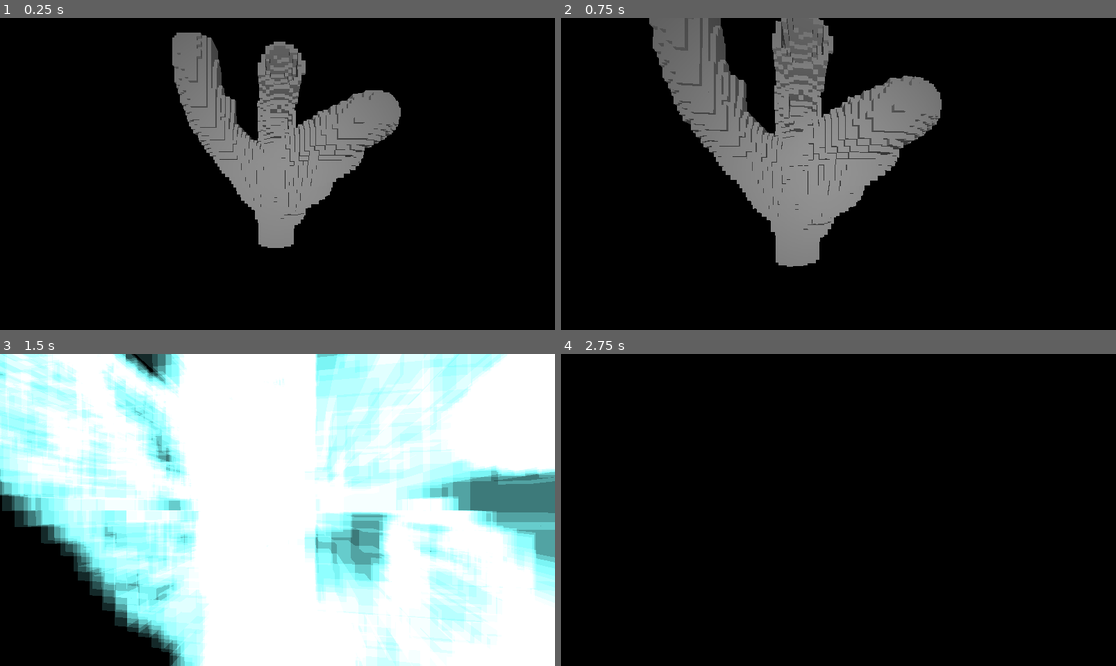
Above: before the commit, frames 1-4 (two rows, left to right).
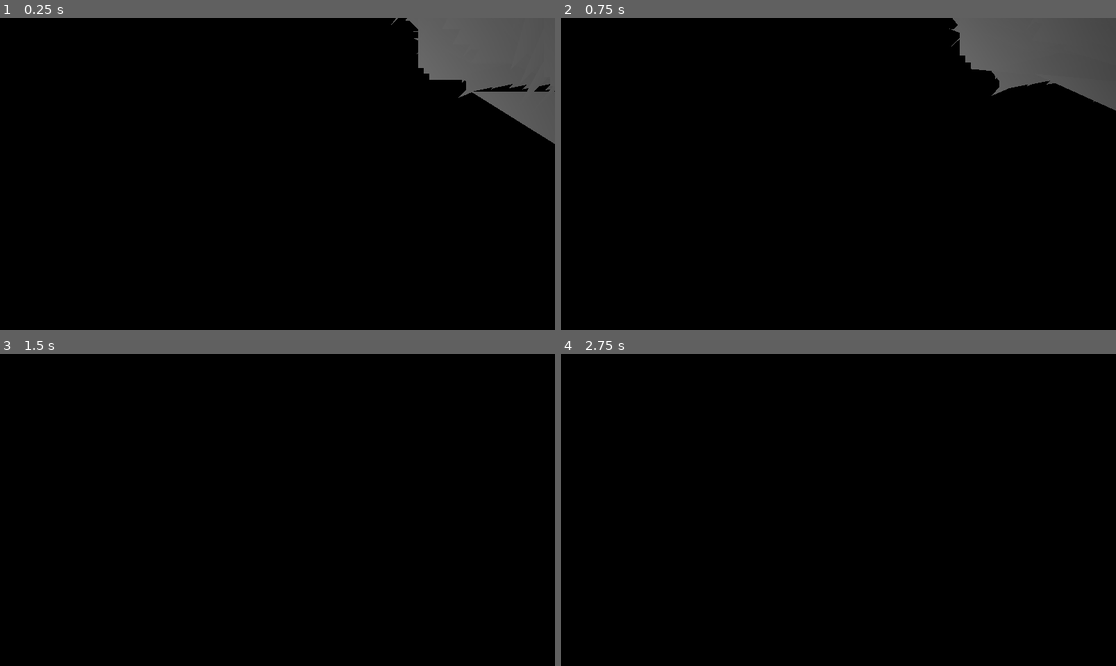
Above: after the commit, the same moments.

Repository: EpEpDragon/Modules
Game: Godot game, scene res://meshing_test.tscn
Same seed, same stepped clock (60 frames per second), same inputs: the game is played once before the commit and once after it.
Inputs (mouse positions are in pixels of both pictures, inside the frame that each line leads up to):
- Up to frame 1 (0.25 s): no input
- Up to frame 2 (0.75 s): tap Enter at 0.5 s; move the mouse to (866, 174) at 0.52 s; press the mouse at (866, 174) at 0.53 s; hold W (move_forward) from 0.53 s (still down)
- Up to frame 3 (1.5 s): keep holding W (move_forward); move the mouse to (249, 510) at 1.27 s; release the mouse at (249, 510) at 1.28 s; click (249, 510) at 1.35 s
- Up to frame 4 (2.75 s): keep holding W (move_forward); move the mouse to (849, 503) at 2.02 s; press the mouse at (849, 503) at 2.03 s

The runs differ from the first frame. In frame 1, 20% of the frame differs, in the area x 31-100%, y 0-74%; in frame 2, 26%; in frame 3, 92%, in the area x 0-100%, y 0-100%; in frame 4, nothing differs.

Commit message:
Trying to get marching cubes working, grid fills properly, marching cubes broken

Diff:
--- a/TreeGen/HelperFuncs/Helpers.gd
+++ b/TreeGen/HelperFuncs/Helpers.gd
@@ -40,13 +40,14 @@
 	if (point == Vector3.ZERO): point = r*Vector3.FORWARD #will need info to align this correctly
 	else: point *=  r/point.length()
 	for i in range(4*res):
-		points.append(point.rotated(n, rot)+pos)
+		var p_rot = point.rotated(n, rot)
+		points.append(p_rot+pos)
+		var temp = []
+		var divs = r*res*4
+		for d in range(divs):
+			temp.append(p_rot*d/(divs)+pos)
+		points.append_array(temp)
 		rot+=step
-		var temp = []
-		for a in range(r*res*2):
-			temp.append(points[-1]*a/(r*res*2))
-		points.append_array(temp)
-
 #	points.append(points[0]) #this is only necessary to complete the circle if points are used to generate lines
 	return points
 
--- a/TreeGen/march_cubes.gd
+++ b/TreeGen/march_cubes.gd
@@ -1,8 +1,8 @@
 extends Node3D
 
-# These should be about linearly, inversely, proportional
+# These should be about linearlyinverselyproportional
 # About: circ_res = 20 - bake_interval * 100
-@export var cell_size = 0.04
+@export var cell_size = 0.05
 @export var size = Vector3(3,3,3)
 
 var bake_interval = cell_size/2
@@ -27,6 +27,7 @@
 	# Get vertecices ordered by branch and disc
 	var grid = generate_grid(size, cell_size)
 	fill_grid(grid,curves)
+	marching_cubes(grid)
 #	point_cloud.construct()
 
 
@@ -64,16 +65,15 @@
 	# TIMING
 	print("Fill grid: " + str(tim_prev-tim_start))
 	tim_prev = Time.get_unix_time_from_system()
-
-	for x in range(grid.size()):
-		for y in range(grid[x].size()):
-			for z in range(grid[x][y].size()):
-				if grid[x][y][z]:
-					var mesh_inst = MeshInstance3D.new()
-					mesh_inst.mesh = BoxMesh.new()
-					mesh_inst.mesh.set_size(Vector3(cell_size,cell_size,cell_size))
-					mesh_inst.translate(Vector3(x,y,z)*cell_size - Vector3(size.x,0,size.z)/2.0)
-					add_child(mesh_inst)
+#	for x in range(grid.size()):
+#		for y in range(grid[x].size()):
+#			for z in range(grid[x][y].size()):
+#				if grid[x][y][z]:
+#					var mesh_inst = MeshInstance3D.new()
+#					mesh_inst.mesh = BoxMesh.new()
+#					mesh_inst.mesh.set_size(Vector3(cell_size,cell_size,cell_size))
+#					mesh_inst.translate(Vector3(x,y,z)*cell_size - Vector3(size.x,0,size.z)/2.0)
+#					add_child(mesh_inst)
 #					point_cloud.add_point(Vector3(x,y,z)*cell_size - Vector3(size.x,0,size.z)/2.0)
 #			for x in range(grid.size()):
 #				for y in range(grid[x].size()):
@@ -82,6 +82,321 @@
 #						if Helpers.in_cylinder(points[p_i]+Vector3.ONE,points[p_i+1]+Vector3.ONE,0.5,point_coord+Vector3.ONE):
 #							grid[x][y][z] = true
 #							point_cloud.add_point(point_coord)
+#	# TIMING
+#	print("display: " + str(tim_prev-tim_start))
+#	tim_prev = Time.get_unix_time_from_system()
+
+
+func marching_cubes(grid):
+	var size_x = grid.size()
+	var size_y = grid[0].size()
+	var size_z = grid[0][0].size()
+
+	var mesh_inst = MeshInstance3D.new()
+	var mesh = ArrayMesh.new()
+	var arr = []
+	arr.resize(Mesh.ARRAY_MAX)
+	arr[Mesh.ARRAY_VERTEX] = PackedVector3Array()
+	arr[Mesh.ARRAY_INDEX] = PackedInt32Array()
+
+	var map = 0
+	var index = 0
+	for x in range(size_x-1):
+		for y in range(size_y-1):
+			for z in range(size_z-1):
+				map = 0
+				if grid[x][y][z]: map += 1
+				if grid[x+1][y][z]: map += 2
+				if grid[x+1][y][z+1]: map += 4
+				if grid[x][y][z+1]: map += 8
+
+				if grid[x][y+1][z]: map += 16
+				if grid[x+1][y+1][z]: map += 32
+				if grid[x+1][y+1][z+1]: map += 64
+				if grid[x][y+1][z+1]: map += 128
+
+				for e in tri_table[map]:
+					var indA = edge_table[e][0]
+					var indB = edge_table[e][1]
+					arr[Mesh.ARRAY_VERTEX].append(((Vector3(x,y,z) + indA/cell_size + Vector3(x,y,z) + indB/cell_size))*cell_size/2)
+					arr[Mesh.ARRAY_INDEX].append(index)
+					index += 1
+	mesh.add_surface_from_arrays(Mesh.PRIMITIVE_TRIANGLES,arr)
+	mesh_inst.set_mesh(mesh)
+	add_child(mesh_inst)
+
 	# TIMING
-	print("display: " + str(tim_prev-tim_start))
+	print("Marching cubes: " + str(tim_prev-tim_start))
 	tim_prev = Time.get_unix_time_from_system()
+
+var edge_table = (
+	[[Vector3(0,0,0), Vector3(1,0,0)], # 0
+	[Vector3(1,0,0), Vector3(1,0,1)],  # 1
+	[Vector3(1,0,1), Vector3(0,0,1)],  # 2
+	[Vector3(0,0,1), Vector3(0,0,0)],  # 3
+	[Vector3(0,1,0), Vector3(1,1,0)],  # 4
+	[Vector3(1,1,0), Vector3(1,1,1)],  # 5
+	[Vector3(1,1,1), Vector3(0,1,1)],  # 6
+	[Vector3(0,1,1), Vector3(0,1,0)],  # 7
+	[Vector3(0,0,0), Vector3(0,1,0)],  # 8
+	[Vector3(1,0,0), Vector3(1,1,0)],  # 9
+	[Vector3(1,0,1), Vector3(1,1,1)],  # 10
+	[Vector3(0,0,1), Vector3(0,1,1)]]  # 11
+)
+var tri_table = (
+	[[],
+	[0, 8, 3],
+	[0, 1, 9],
+	[1, 8, 3, 9, 8, 1],
+	[1, 2, 10],
+	[0, 8, 3, 1, 2, 10],
+	[9, 2, 10, 0, 2, 9],
+	[2, 8, 3, 2, 10, 8, 10, 9, 8],
+	[3, 11, 2],
+	[0, 11, 2, 8, 11, 0],
+	[1, 9, 0, 2, 3, 11],
+	[1, 11, 2, 1, 9, 11, 9, 8, 11],
+	[3, 10, 1, 11, 10, 3],
+	[0, 10, 1, 0, 8, 10, 8, 11, 10],
+	[3, 9, 0, 3, 11, 9, 11, 10, 9],
+	[9, 8, 10, 10, 8, 11],
+	[4, 7, 8],
+	[4, 3, 0, 7, 3, 4],
+	[0, 1, 9, 8, 4, 7],
+	[4, 1, 9, 4, 7, 1, 7, 3, 1],
+	[1, 2, 10, 8, 4, 7],
+	[3, 4, 7, 3, 0, 4, 1, 2, 10],
+	[9, 2, 10, 9, 0, 2, 8, 4, 7],
+	[2, 10, 9, 2, 9, 7, 2, 7, 3, 7, 9, 4],
+	[8, 4, 7, 3, 11, 2],
+	[11, 4, 7, 11, 2, 4, 2, 0, 4],
+	[9, 0, 1, 8, 4, 7, 2, 3, 11],
+	[4, 7, 11, 9, 4, 11, 9, 11, 2, 9, 2, 1],
+	[3, 10, 1, 3, 11, 10, 7, 8, 4],
+	[1, 11, 10, 1, 4, 11, 1, 0, 4, 7, 11, 4],
+	[4, 7, 8, 9, 0, 11, 9, 11, 10, 11, 0, 3],
+	[4, 7, 11, 4, 11, 9, 9, 11, 10],
+	[9, 5, 4],
+	[9, 5, 4, 0, 8, 3],
+	[0, 5, 4, 1, 5, 0],
+	[8, 5, 4, 8, 3, 5, 3, 1, 5],
+	[1, 2, 10, 9, 5, 4],
+	[3, 0, 8, 1, 2, 10, 4, 9, 5],
+	[5, 2, 10, 5, 4, 2, 4, 0, 2],
+	[2, 10, 5, 3, 2, 5, 3, 5, 4, 3, 4, 8],
+	[9, 5, 4, 2, 3, 11],
+	[0, 11, 2, 0, 8, 11, 4, 9, 5],
+	[0, 5, 4, 0, 1, 5, 2, 3, 11],
+	[2, 1, 5, 2, 5, 8, 2, 8, 11, 4, 8, 5],
+	[10, 3, 11, 10, 1, 3, 9, 5, 4],
+	[4, 9, 5, 0, 8, 1, 8, 10, 1, 8, 11, 10],
+	[5, 4, 0, 5, 0, 11, 5, 11, 10, 11, 0, 3],
+	[5, 4, 8, 5, 8, 10, 10, 8, 11],
+	[9, 7, 8, 5, 7, 9],
+	[9, 3, 0, 9, 5, 3, 5, 7, 3],
+	[0, 7, 8, 0, 1, 7, 1, 5, 7],
+	[1, 5, 3, 3, 5, 7],
+	[9, 7, 8, 9, 5, 7, 10, 1, 2],
+	[10, 1, 2, 9, 5, 0, 5, 3, 0, 5, 7, 3],
+	[8, 0, 2, 8, 2, 5, 8, 5, 7, 10, 5, 2],
+	[2, 10, 5, 2, 5, 3, 3, 5, 7],
+	[7, 9, 5, 7, 8, 9, 3, 11, 2],
+	[9, 5, 7, 9, 7, 2, 9, 2, 0, 2, 7, 11],
+	[2, 3, 11, 0, 1, 8, 1, 7, 8, 1, 5, 7],
+	[11, 2, 1, 11, 1, 7, 7, 1, 5],
+	[9, 5, 8, 8, 5, 7, 10, 1, 3, 10, 3, 11],
+	[5, 7, 0, 5, 0, 9, 7, 11, 0, 1, 0, 10, 11, 10, 0],
+	[11, 10, 0, 11, 0, 3, 10, 5, 0, 8, 0, 7, 5, 7, 0],
+	[11, 10, 5, 7, 11, 5],
+	[10, 6, 5],
+	[0, 8, 3, 5, 10, 6],
+	[9, 0, 1, 5, 10, 6],
+	[1, 8, 3, 1, 9, 8, 5, 10, 6],
+	[1, 6, 5, 2, 6, 1],
+	[1, 6, 5, 1, 2, 6, 3, 0, 8],
+	[9, 6, 5, 9, 0, 6, 0, 2, 6],
+	[5, 9, 8, 5, 8, 2, 5, 2, 6, 3, 2, 8],
+	[2, 3, 11, 10, 6, 5],
+	[11, 0, 8, 11, 2, 0, 10, 6, 5],
+	[0, 1, 9, 2, 3, 11, 5, 10, 6],
+	[5, 10, 6, 1, 9, 2, 9, 11, 2, 9, 8, 11],
+	[6, 3, 11, 6, 5, 3, 5, 1, 3],
+	[0, 8, 11, 0, 11, 5, 0, 5, 1, 5, 11, 6],
+	[3, 11, 6, 0, 3, 6, 0, 6, 5, 0, 5, 9],
+	[6, 5, 9, 6, 9, 11, 11, 9, 8],
+	[5, 10, 6, 4, 7, 8],
+	[4, 3, 0, 4, 7, 3, 6, 5, 10],
+	[1, 9, 0, 5, 10, 6, 8, 4, 7],
+	[10, 6, 5, 1, 9, 7, 1, 7, 3, 7, 9, 4],
+	[6, 1, 2, 6, 5, 1, 4, 7, 8],
+	[1, 2, 5, 5, 2, 6, 3, 0, 4, 3, 4, 7],
+	[8, 4, 7, 9, 0, 5, 0, 6, 5, 0, 2, 6],
+	[7, 3, 9, 7, 9, 4, 3, 2, 9, 5, 9, 6, 2, 6, 9],
+	[3, 11, 2, 7, 8, 4, 10, 6, 5],
+	[5, 10, 6, 4, 7, 2, 4, 2, 0, 2, 7, 11],
+	[0, 1, 9, 4, 7, 8, 2, 3, 11, 5, 10, 6],
+	[9, 2, 1, 9, 11, 2, 9, 4, 11, 7, 11, 4, 5, 10, 6],
+	[8, 4, 7, 3, 11, 5, 3, 5, 1, 5, 11, 6],
+	[5, 1, 11, 5, 11, 6, 1, 0, 11, 7, 11, 4, 0, 4, 11],
+	[0, 5, 9, 0, 6, 5, 0, 3, 6, 11, 6, 3, 8, 4, 7],
+	[6, 5, 9, 6, 9, 11, 4, 7, 9, 7, 11, 9],
+	[10, 4, 9, 6, 4, 10],
+	[4, 10, 6, 4, 9, 10, 0, 8, 3],
+	[10, 0, 1, 10, 6, 0, 6, 4, 0],
+	[8, 3, 1, 8, 1, 6, 8, 6, 4, 6, 1, 10],
+	[1, 4, 9, 1, 2, 4, 2, 6, 4],
+	[3, 0, 8, 1, 2, 9, 2, 4, 9, 2, 6, 4],
+	[0, 2, 4, 4, 2, 6],
+	[8, 3, 2, 8, 2, 4, 4, 2, 6],
+	[10, 4, 9, 10, 6, 4, 11, 2, 3],
+	[0, 8, 2, 2, 8, 11, 4, 9, 10, 4, 10, 6],
+	[3, 11, 2, 0, 1, 6, 0, 6, 4, 6, 1, 10],
+	[6, 4, 1, 6, 1, 10, 4, 8, 1, 2, 1, 11, 8, 11, 1],
+	[9, 6, 4, 9, 3, 6, 9, 1, 3, 11, 6, 3],
+	[8, 11, 1, 8, 1, 0, 11, 6, 1, 9, 1, 4, 6, 4, 1],
+	[3, 11, 6, 3, 6, 0, 0, 6, 4],
+	[6, 4, 8, 11, 6, 8],
+	[7, 10, 6, 7, 8, 10, 8, 9, 10],
+	[0, 7, 3, 0, 10, 7, 0, 9, 10, 6, 7, 10],
+	[10, 6, 7, 1, 10, 7, 1, 7, 8, 1, 8, 0],
+	[10, 6, 7, 10, 7, 1, 1, 7, 3],
+	[1, 2, 6, 1, 6, 8, 1, 8, 9, 8, 6, 7],
+	[2, 6, 9, 2, 9, 1, 6, 7, 9, 0, 9, 3, 7, 3, 9],
+	[7, 8, 0, 7, 0, 6, 6, 0, 2],
+	[7, 3, 2, 6, 7, 2],
+	[2, 3, 11, 10, 6, 8, 10, 8, 9, 8, 6, 7],
+	[2, 0, 7, 2, 7, 11, 0, 9, 7, 6, 7, 10, 9, 10, 7],
+	[1, 8, 0, 1, 7, 8, 1, 10, 7, 6, 7, 10, 2, 3, 11],
+	[11, 2, 1, 11, 1, 7, 10, 6, 1, 6, 7, 1],
+	[8, 9, 6, 8, 6, 7, 9, 1, 6, 11, 6, 3, 1, 3, 6],
+	[0, 9, 1, 11, 6, 7],
+	[7, 8, 0, 7, 0, 6, 3, 11, 0, 11, 6, 0],
+	[7, 11, 6],
+	[7, 6, 11],
+	[3, 0, 8, 11, 7, 6],
+	[0, 1, 9, 11, 7, 6],
+	[8, 1, 9, 8, 3, 1, 11, 7, 6],
+	[10, 1, 2, 6, 11, 7],
+	[1, 2, 10, 3, 0, 8, 6, 11, 7],
+	[2, 9, 0, 2, 10, 9, 6, 11, 7],
+	[6, 11, 7, 2, 10, 3, 10, 8, 3, 10, 9, 8],
+	[7, 2, 3, 6, 2, 7],
+	[7, 0, 8, 7, 6, 0, 6, 2, 0],
+	[2, 7, 6, 2, 3, 7, 0, 1, 9],
+	[1, 6, 2, 1, 8, 6, 1, 9, 8, 8, 7, 6],
+	[10, 7, 6, 10, 1, 7, 1, 3, 7],
+	[10, 7, 6, 1, 7, 10, 1, 8, 7, 1, 0, 8],
+	[0, 3, 7, 0, 7, 10, 0, 10, 9, 6, 10, 7],
+	[7, 6, 10, 7, 10, 8, 8, 10, 9],
+	[6, 8, 4, 11, 8, 6],
+	[3, 6, 11, 3, 0, 6, 0, 4, 6],
+	[8, 6, 11, 8, 4, 6, 9, 0, 1],
+	[9, 4, 6, 9, 6, 3, 9, 3, 1, 11, 3, 6],
+	[6, 8, 4, 6, 11, 8, 2, 10, 1],
+	[1, 2, 10, 3, 0, 11, 0, 6, 11, 0, 4, 6],
+	[4, 11, 8, 4, 6, 11, 0, 2, 9, 2, 10, 9],
+	[10, 9, 3, 10, 3, 2, 9, 4, 3, 11, 3, 6, 4, 6, 3],
+	[8, 2, 3, 8, 4, 2, 4, 6, 2],
+	[0, 4, 2, 4, 6, 2],
+	[1, 9, 0, 2, 3, 4, 2, 4, 6, 4, 3, 8],
+	[1, 9, 4, 1, 4, 2, 2, 4, 6],
+	[8, 1, 3, 8, 6, 1, 8, 4, 6, 6, 10, 1],
+	[10, 1, 0, 10, 0, 6, 6, 0, 4],
+	[4, 6, 3, 4, 3, 8, 6, 10, 3, 0, 3, 9, 10, 9, 3],
+	[10, 9, 4, 6, 10, 4],
+	[4, 9, 5, 7, 6, 11],
+	[0, 8, 3, 4, 9, 5, 11, 7, 6],
+	[5, 0, 1, 5, 4, 0, 7, 6, 11],
+	[11, 7, 6, 8, 3, 4, 3, 5, 4, 3, 1, 5],
+	[9, 5, 4, 10, 1, 2, 7, 6, 11],
+	[6, 11, 7, 1, 2, 10, 0, 8, 3, 4, 9, 5],
+	[7, 6, 11, 5, 4, 10, 4, 2, 10, 4, 0, 2],
+	[3, 4, 8, 3, 5, 4, 3, 2, 5, 10, 5, 2, 11, 7, 6],
+	[7, 2, 3, 7, 6, 2, 5, 4, 9],
+	[9, 5, 4, 0, 8, 6, 0, 6, 2, 6, 8, 7],
+	[3, 6, 2, 3, 7, 6, 1, 5, 0, 5, 4, 0],
+	[6, 2, 8, 6, 8, 7, 2, 1, 8, 4, 8, 5, 1, 5, 8],
+	[9, 5, 4, 10, 1, 6, 1, 7, 6, 1, 3, 7],
+	[1, 6, 10, 1, 7, 6, 1, 0, 7, 8, 7, 0, 9, 5, 4],
+	[4, 0, 10, 4, 10, 5, 0, 3, 10, 6, 10, 7, 3, 7, 10],
+	[7, 6, 10, 7, 10, 8, 5, 4, 10, 4, 8, 10],
+	[6, 9, 5, 6, 11, 9, 11, 8, 9],
+	[3, 6, 11, 0, 6, 3, 0, 5, 6, 0, 9, 5],
+	[0, 11, 8, 0, 5, 11, 0, 1, 5, 5, 6, 11],
+	[6, 11, 3, 6, 3, 5, 5, 3, 1],
+	[1, 2, 10, 9, 5, 11, 9, 11, 8, 11, 5, 6],
+	[0, 11, 3, 0, 6, 11, 0, 9, 6, 5, 6, 9, 1, 2, 10],
+	[11, 8, 5, 11, 5, 6, 8, 0, 5, 10, 5, 2, 0, 2, 5],
+	[6, 11, 3, 6, 3, 5, 2, 10, 3, 10, 5, 3],
+	[5, 8, 9, 5, 2, 8, 5, 6, 2, 3, 8, 2],
+	[9, 5, 6, 9, 6, 0, 0, 6, 2],
+	[1, 5, 8, 1, 8, 0, 5, 6, 8, 3, 8, 2, 6, 2, 8],
+	[1, 5, 6, 2, 1, 6],
+	[1, 3, 6, 1, 6, 10, 3, 8, 6, 5, 6, 9, 8, 9, 6],
+	[10, 1, 0, 10, 0, 6, 9, 5, 0, 5, 6, 0],
+	[0, 3, 8, 5, 6, 10],
+	[10, 5, 6],
+	[11, 5, 10, 7, 5, 11],
+	[11, 5, 10, 11, 7, 5, 8, 3, 0],
+	[5, 11, 7, 5, 10, 11, 1, 9, 0],
+	[10, 7, 5, 10, 11, 7, 9, 8, 1, 8, 3, 1],
+	[11, 1, 2, 11, 7, 1, 7, 5, 1],
+	[0, 8, 3, 1, 2, 7, 1, 7, 5, 7, 2, 11],
+	[9, 7, 5, 9, 2, 7, 9, 0, 2, 2, 11, 7],
+	[7, 5, 2, 7, 2, 11, 5, 9, 2, 3, 2, 8, 9, 8, 2],
+	[2, 5, 10, 2, 3, 5, 3, 7, 5],
+	[8, 2, 0, 8, 5, 2, 8, 7, 5, 10, 2, 5],
+	[9, 0, 1, 5, 10, 3, 5, 3, 7, 3, 10, 2],
+	[9, 8, 2, 9, 2, 1, 8, 7, 2, 10, 2, 5, 7, 5, 2],
+	[1, 3, 5, 3, 7, 5],
+	[0, 8, 7, 0, 7, 1, 1, 7, 5],
+	[9, 0, 3, 9, 3, 5, 5, 3, 7],
+	[9, 8, 7, 5, 9, 7],
+	[5, 8, 4, 5, 10, 8, 10, 11, 8],
+	[5, 0, 4, 5, 11, 0, 5, 10, 11, 11, 3, 0],
+	[0, 1, 9, 8, 4, 10, 8, 10, 11, 10, 4, 5],
+	[10, 11, 4, 10, 4, 5, 11, 3, 4, 9, 4, 1, 3, 1, 4],
+	[2, 5, 1, 2, 8, 5, 2, 11, 8, 4, 5, 8],
+	[0, 4, 11, 0, 11, 3, 4, 5, 11, 2, 11, 1, 5, 1, 11],
+	[0, 2, 5, 0, 5, 9, 2, 11, 5, 4, 5, 8, 11, 8, 5],
+	[9, 4, 5, 2, 11, 3],
+	[2, 5, 10, 3, 5, 2, 3, 4, 5, 3, 8, 4],
+	[5, 10, 2, 5, 2, 4, 4, 2, 0],
+	[3, 10, 2, 3, 5, 10, 3, 8, 5, 4, 5, 8, 0, 1, 9],
+	[5, 10, 2, 5, 2, 4, 1, 9, 2, 9, 4, 2],
+	[8, 4, 5, 8, 5, 3, 3, 5, 1],
+	[0, 4, 5, 1, 0, 5],
+	[8, 4, 5, 8, 5, 3, 9, 0, 5, 0, 3, 5],
+	[9, 4, 5],
+	[4, 11, 7, 4, 9, 11, 9, 10, 11],
+	[0, 8, 3, 4, 9, 7, 9, 11, 7, 9, 10, 11],
+	[1, 10, 11, 1, 11, 4, 1, 4, 0, 7, 4, 11],
+	[3, 1, 4, 3, 4, 8, 1, 10, 4, 7, 4, 11, 10, 11, 4],
+	[4, 11, 7, 9, 11, 4, 9, 2, 11, 9, 1, 2],
+	[9, 7, 4, 9, 11, 7, 9, 1, 11, 2, 11, 1, 0, 8, 3],
+	[11, 7, 4, 11, 4, 2, 2, 4, 0],
+	[11, 7, 4, 11, 4, 2, 8, 3, 4, 3, 2, 4],
+	[2, 9, 10, 2, 7, 9, 2, 3, 7, 7, 4, 9],
+	[9, 10, 7, 9, 7, 4, 10, 2, 7, 8, 7, 0, 2, 0, 7],
+	[3, 7, 10, 3, 10, 2, 7, 4, 10, 1, 10, 0, 4, 0, 10],
+	[1, 10, 2, 8, 7, 4],
+	[4, 9, 1, 4, 1, 7, 7, 1, 3],
+	[4, 9, 1, 4, 1, 7, 0, 8, 1, 8, 7, 1],
+	[4, 0, 3, 7, 4, 3],
+	[4, 8, 7],
+	[9, 10, 8, 10, 11, 8],
+	[3, 0, 9, 3, 9, 11, 11, 9, 10],
+	[0, 1, 10, 0, 10, 8, 8, 10, 11],
+	[3, 1, 10, 11, 3, 10],
+	[1, 2, 11, 1, 11, 9, 9, 11, 8],
+	[3, 0, 9, 3, 9, 11, 1, 2, 9, 2, 11, 9],
+	[0, 2, 11, 8, 0, 11],
+	[3, 2, 11],
+	[2, 3, 8, 2, 8, 10, 10, 8, 9],
+	[9, 10, 2, 0, 9, 2],
+	[2, 3, 8, 2, 8, 10, 0, 1, 8, 1, 10, 8],
+	[1, 10, 2],
+	[1, 3, 8, 9, 1, 8],
+	[0, 9, 1],
+	[0, 3, 8],
+	[]])
--- a/TreeGen/meshing_test.tscn
+++ b/TreeGen/meshing_test.tscn
@@ -25,7 +25,7 @@
 
 [sub_resource type="Curve3D" id="Curve3D_tsb62"]
 _data = {
-"points": PackedVector3Array(0.912321, 0.00153923, -0.388618, -0.912321, -0.00153923, 0.388618, 0, 1, 0, 0, 0, 0, 0, 0.5, 0, -0.863315, 2.25349, 0.409559),
+"points": PackedVector3Array(0.912321, 0.00153923, -0.388618, -0.912321, -0.00153923, 0.388618, 0, 1, 0, 0, 0, 0, 0, 0.5, 0, -0.963764, 2.04792, 0.609415),
 "tilts": PackedFloat32Array(0, 0)
 }
 point_count = 2
